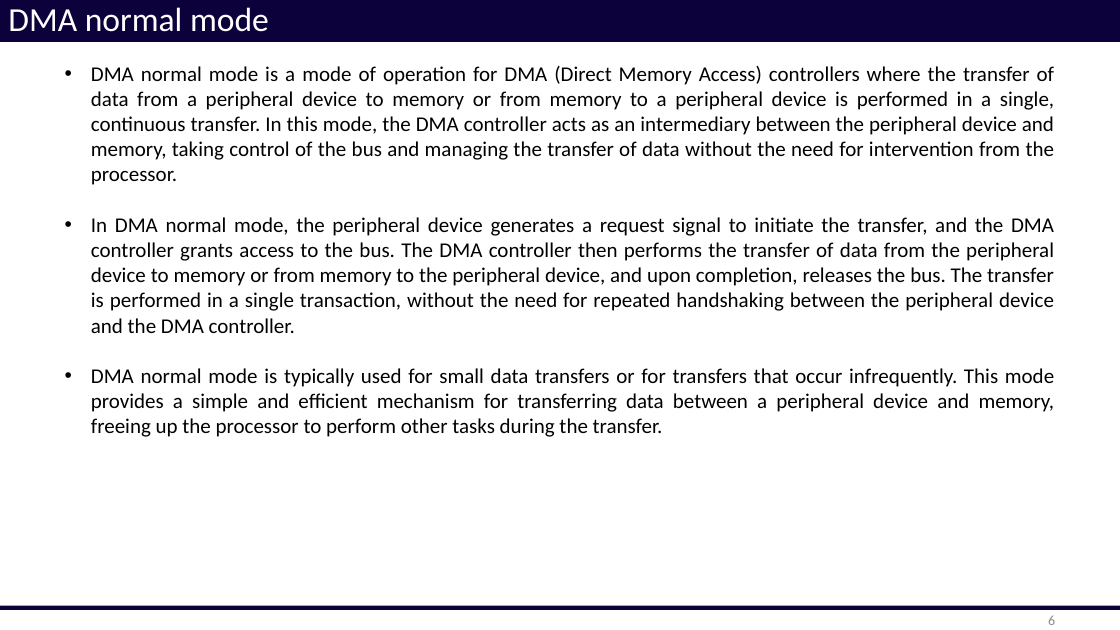
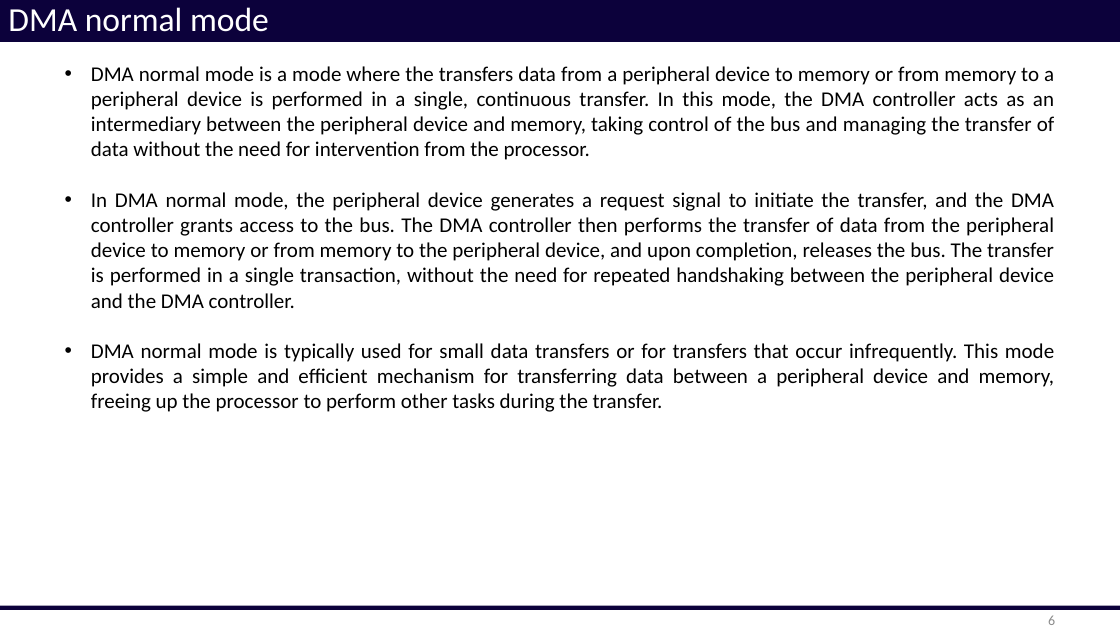
Before and after one commit to phuvg/dma_controller, a slide deck: slide 6 of theory/dma_controller.pptx. Drawn at 1120x630 pixels with LibreOffice and Linux fonts; fonts in the diff are those of the drawing. Boxes give left, top, right and bottom in pixels: in the first picture for what was removed or moved away, otherwise in the second. Text is boxed around its words. In the diff, an @@ line names an element or a change of style, - is before the commit and + after.

```diff
--- a/theory/dma_controller.pptx
+++ b/theory/dma_controller.pptx
@@ text at <box>91,66,1054,160</box>: text changed @@
-• DMA normal mode is a mode of operation for DMA (Direct Memory Access) controllers where the transfer of data from a peripheral device to memory or from memory to a peripheral device is performed in a single, continuous transfer. In this mode, the DMA controller acts as an intermediary between the peripheral device and memory, taking control of the bus and managing the transfer of data without the need for intervention from the processor.
+• DMA normal mode is a mode where the transfers data from a peripheral device to memory or from memory to a peripheral device is performed in a single, continuous transfer. In this mode, the DMA controller acts as an intermediary between the peripheral device and memory, taking control of the bus and managing the transfer of data without the need for intervention from the processor.
```
Also in this commit, not shown: 2 other slides changed, 4 slides added.
